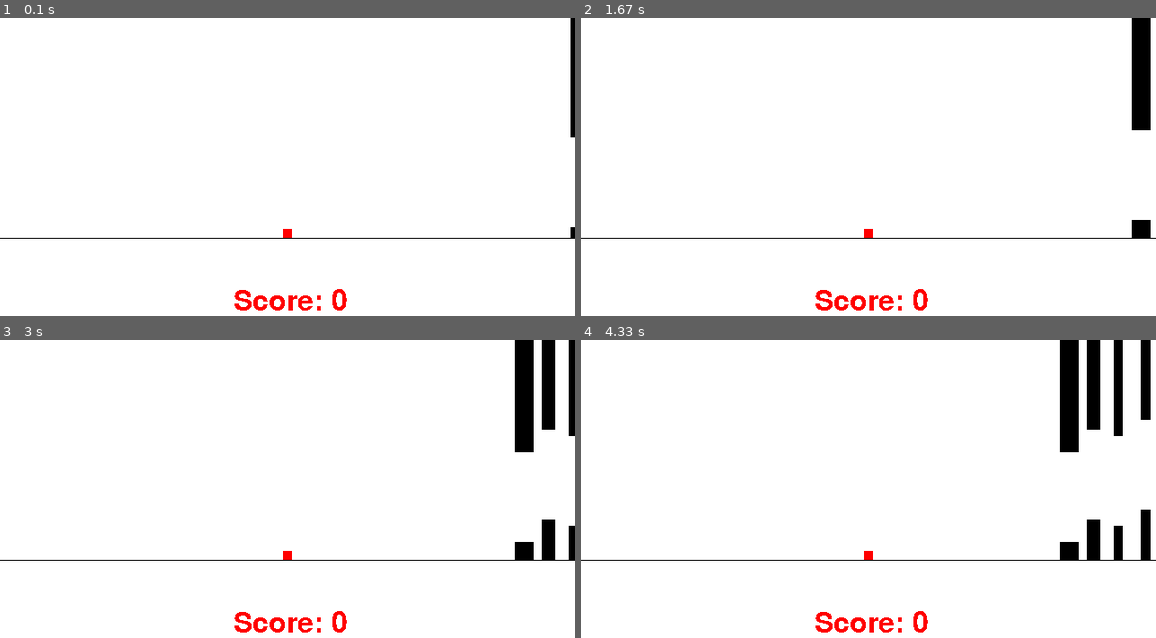
Above: before the commit, frames 1-4 (two rows, left to right).
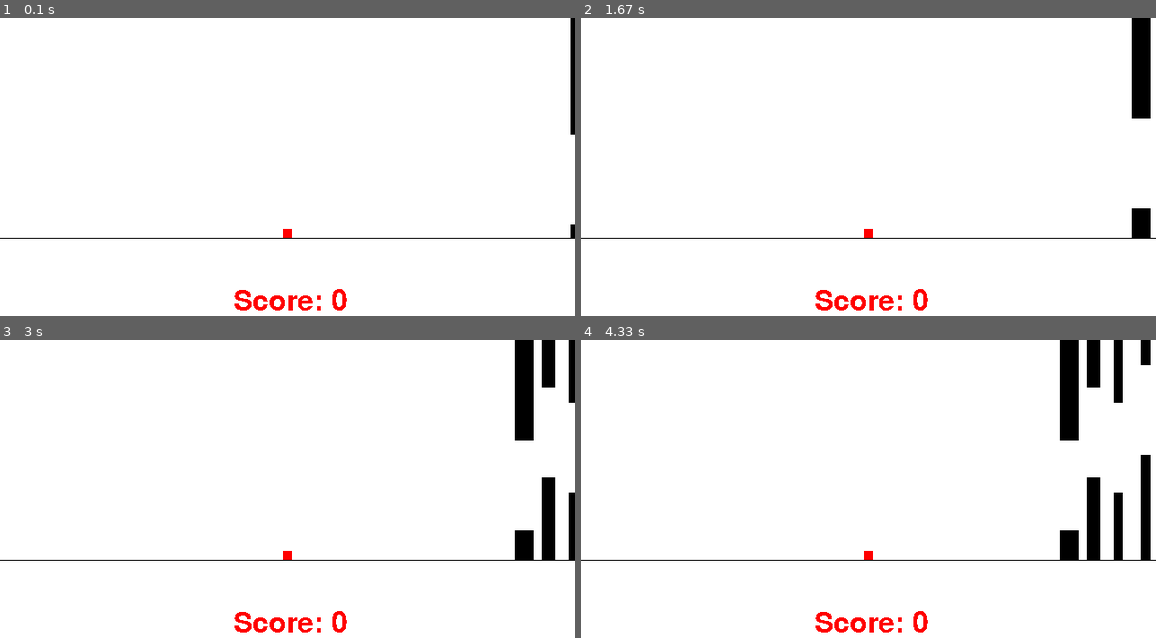
Above: after the commit, the same moments.

Repository: shemseddine/Flappy-Square
Game: pygame game, started from pygame1.py
Two runs of this game, one before a commit and one after it. Both use one fixed random seed, a clock stepped at 60 frames per second and the inputs below. The source is Python 2; it was converted automatically to run under Python 3.
Inputs:
- Up to frame 1 (0.1 s): no input
- Up to frame 2 (1.67 s): hold R 0.33-0.8 s
- Up to frame 3 (3 s): no input
- Up to frame 4 (4.33 s): no input

The runs differ from the first frame. In frame 1, less than 0.1% of the frame differs, in the area x 99-100%, y 39-71%; in frame 2, 0.3%; in frame 3, 1.2%; in frame 4, 1.9%, in the area x 83-100%, y 8-68%.

Commit message:
fine refinement

Diff:
--- a/pygame1.py
+++ b/pygame1.py
@@ -50,7 +50,7 @@
 class block:
     def __init__(self, x):
         self.w = random.randint(10,25)
-        self.h = random.randint(10,70)
+        self.h = random.randint(10,150)
         self.x = x
         self.y = 245 - self.h
         self.done = False
@@ -100,6 +100,7 @@
         bl = [block(640)]
         player = square(315,235)
         pygame.time.set_timer(ADDBLOCK, 1000)
+	SCORE = 0
         RUNNING = True
 
     if(RUNNING):
Not shown, changed: README.md
